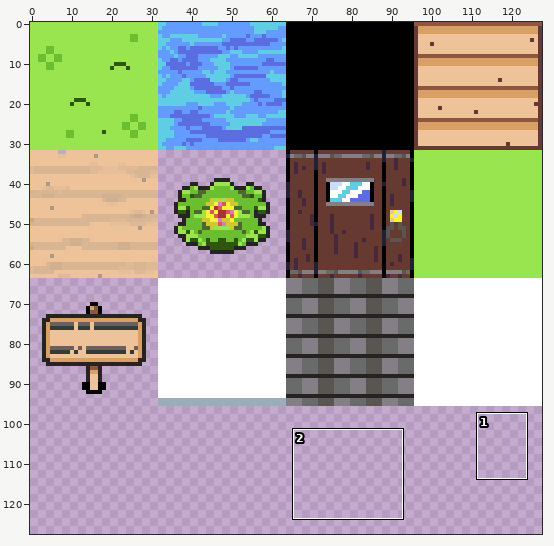
File history of a sprite sheet, Images/tileset1-Sheet.png. The picture above shows the old version from afar; the outline marks the close-up.
Close-up. The starting point:
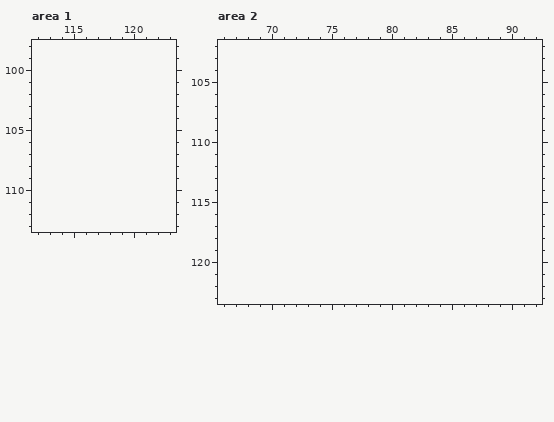
The file is 128x96 pixels. Colours within 5 levels of each other are drawn and written as one. Shown: area 1: x 112..123, y 98..113; area 2: x 66..92, y 102..123. The old version is drawn lined up with the new one, on the new canvas. The commit also changed other parts of the picture, which this record leaves out.
Now the later version:
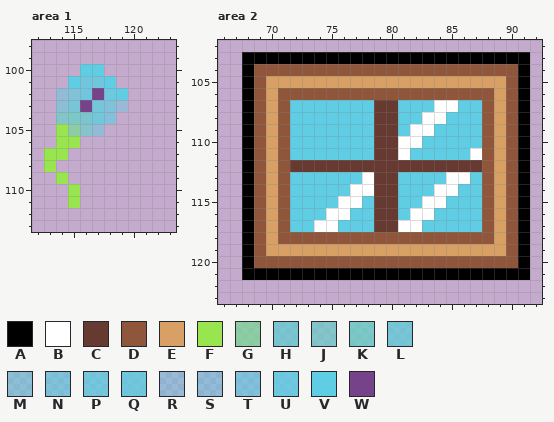
Palette (. is transparent): A #000000  B #ffffff  C #663931  D #8f563b  E #d9a066  F #99e550  G #7cd897be  H #64ced2c1  J #68d0caaf  K #69d0c7cb  L #61cddbc4  M #61cedc8f  N #5fcddfac  P #5fcddfcb  Q #5fcde0d4  R #5fcde36c  S #5fcde37e  T #5fcde3a3  U #5fcde3db  V #5fcde4  W #76428a
What changed:
canvas 128x96 -> 128x128
Area 1:
y 100: x 116..117 .. -> VV
y 101: x 115..118 .... -> VQQV
y 102: x 114..119 ...... -> SNQWUV
y 103: x 114..119 ...... -> MLWPNR
y 104: x 114..118 ..... -> JKHPT
y 105: x 114..117 .... -> FGJS
y 106: x 114..115 .. -> FF
y 107: x 113..114 .. -> FF
y 108: x 113 . -> F
y 109: x 114 . -> F
y 110..111: x 115 . -> F
Area 2:
y 103: x 68..91 ........................ -> AAAAAAAAAAAAAAAAAAAAAAAA
y 104: x 68..91 ........................ -> ADDDDDDDDDDDDDDDDDDDDDDA
y 105: x 68..91 ........................ -> ADEEEEEEEEEEEEEEEEEEEEDA
y 106: x 68..91 ........................ -> ADEDDDDDDDDDDDDDDDDDDEDA
y 107: x 68..91 ........................ -> ADEDVVVVVVVCCVVVBBVVDEDA
y 108: x 68..91 ........................ -> ADEDVVVVVVVCCVVBBVVVDEDA
y 109: x 68..91 ........................ -> ADEDVVVVVVVCCVBBVVVVDEDA
y 110: x 68..91 ........................ -> ADEDVVVVVVVCCBBVVVVVDEDA
y 111: x 68..91 ........................ -> ADEDVVVVVVVCCBVVVVVBDEDA
y 112: x 68..91 ........................ -> ADEDCCCCCCCCCCCCCCCCDEDA
y 113: x 68..91 ........................ -> ADEDVVVVVVBCCVVVVBBVDEDA
y 114: x 68..91 ........................ -> ADEDVVVVVBBCCVVVBBVVDEDA
y 115: x 68..91 ........................ -> ADEDVVVVBBVCCVVBBVVVDEDA
y 116: x 68..91 ........................ -> ADEDVVVBBVVCCVBBVVVVDEDA
y 117: x 68..91 ........................ -> ADEDVVBBVVVCCBBVVVVVDEDA
y 118: x 68..91 ........................ -> ADEDDDDDDDDDDDDDDDDDDEDA
y 119: x 68..91 ........................ -> ADEEEEEEEEEEEEEEEEEEEEDA
y 120: x 68..91 ........................ -> ADDDDDDDDDDDDDDDDDDDDDDA
y 121: x 68..91 ........................ -> AAAAAAAAAAAAAAAAAAAAAAAA
